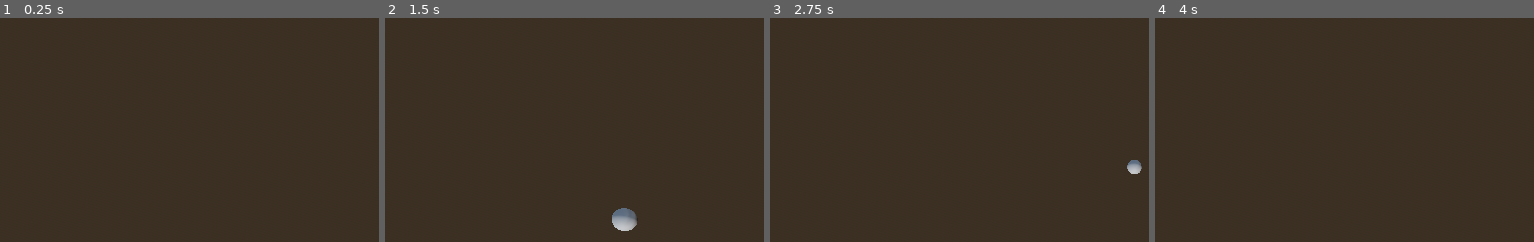
Above: before the commit, frames 1-4 (left to right).
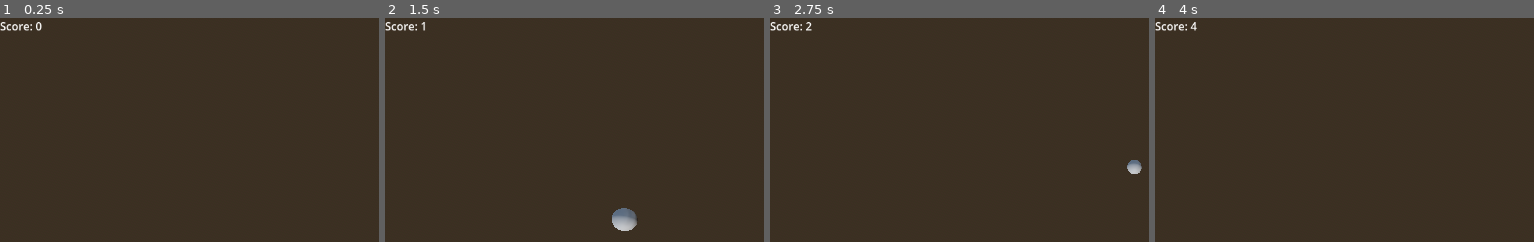
Above: after the commit, the same moments.

Repository: crfews/space-jam
Game: Godot game, scene res://testing/game.tscn
Two runs of this game, one before a commit and one after it. Both use one fixed random seed, a clock stepped at 60 frames per second and the inputs below.
Inputs:
- Up to frame 1 (0.25 s): no input
- Up to frame 2 (1.5 s): tap Enter (ui_accept) at 0.5, 0.77 s; hold Right (ui_right) 0.53-1.28 s; hold Down (ui_down) from 1.28 s (still down)
- Up to frame 3 (2.75 s): tap Enter (ui_accept) at 1.52 s; release Down (ui_down) at 2.03 s; hold Right (ui_right) from 2.03 s (still down)
- Up to frame 4 (4 s): release Right (ui_right) at 2.78 s; hold Up (ui_up) 2.78-3.53 s; tap Enter (ui_accept) at 3.02, 3.77 s; hold Left (ui_left) from 3.53 s (still down)
The pictures show only the part of the screen within x 0-50%, y 0-50%; the shares and areas given below are measured in that part.

The runs differ from the first frame. In frame 1, 0.2% of the frame differs, in the area x 0-12%, y 1-6%; in frame 2, 0.2%; in frame 3, 0.2%; in frame 4, 0.2%.

Commit message:
kendrick's wip
fixed most bugs, added game over and simple collison

Diff:
--- a/scenes/pause_menu.gd
+++ b/scenes/pause_menu.gd
@@ -1,7 +1,11 @@
 extends Control
 
-@onready var game_over_menu = $"../CanvasLayer/GameOverMenu"
-var is_game_over: bool = false
+var game_manager = null
+
+func _ready() -> void:
+	hide()
+	$AnimationPlayer.play("RESET")
+	game_manager = get_tree().current_scene.get_node_or_null("Gamemanager")
 
 func resume():
 	get_tree().paused = false
@@ -13,41 +17,24 @@
 	show()
 	$AnimationPlayer.play("pause_blur")
 
+func test_esc():
+	if game_manager != null and game_manager.is_game_over:
+		return
 
-func test_esc():
 	if Input.is_action_just_pressed("esc") and get_tree().paused == false:
 		pause()
 	elif Input.is_action_just_pressed("esc") and get_tree().paused == true:
 		resume()
 
-
-# Called when the node enters the scene tree for the first time.
-func _ready() -> void:
-	hide()
-	$AnimationPlayer.play("RESET")
-
-
-# Called every frame. 'delta' is the elapsed time since the previous frame.
 func _process(delta: float) -> void:
 	test_esc()
-
 
 func _on_resume_pressed() -> void:
 	resume()
 
-
 func _on_restart_pressed() -> void:
-	resume()
+	get_tree().paused = false
 	get_tree().reload_current_scene()
-
 
 func _on_quit_pressed() -> void:
 	get_tree().quit()
-
-func game_over() -> void:
-	if is_game_over:
-		return
-
-	is_game_over = true
-	game_over_menu.visible = true
-	get_tree().paused = true
--- a/testing/game.tscn
+++ b/testing/game.tscn
@@ -1,9 +1,11 @@
 [gd_scene format=3 uid="uid://crkqi0ugl3rf6"]
 
 [ext_resource type="Script" uid="uid://vo6xavj823b8" path="res://testing/astroidmanager.gd" id="1_p2kcu"]
+[ext_resource type="Script" uid="uid://bfd6spvxxhyjm" path="res://testing/scripts/gamemanager.gd" id="2_bqwuw"]
 [ext_resource type="PackedScene" uid="uid://bjqj3a7xlmdm2" path="res://testing/Astroid_test1.tscn" id="2_tnyjc"]
 [ext_resource type="Script" uid="uid://b1bo2wwvb3ryk" path="res://testing/scripts/character_body_3d.gd" id="3_tnyjc"]
-[ext_resource type="PackedScene" path="res://scenes/pause_menu.tscn" id="4_gfiaf"]
+[ext_resource type="PackedScene" uid="uid://jn8fclqruu7o" path="res://scenes/pause_menu.tscn" id="4_gfiaf"]
+[ext_resource type="Script" uid="uid://ddsnkhhltc4yl" path="res://testing/scripts/game_over_menu.gd" id="5_2jpv7"]
 
 [sub_resource type="ProceduralSkyMaterial" id="ProceduralSkyMaterial_p2kcu"]
 sky_horizon_color = Color(0.66224277, 0.6717428, 0.6867428, 1)
@@ -30,7 +32,7 @@
 
 [node name="DirectionalLight3D" type="DirectionalLight3D" parent="." unique_id=1438352020]
 
-[node name="player" type="CharacterBody3D" parent="." unique_id=714628127]
+[node name="player" type="CharacterBody3D" parent="." unique_id=714628127 groups=["player"]]
 script = ExtResource("3_tnyjc")
 
 [node name="MeshInstance3D" type="MeshInstance3D" parent="player" unique_id=175638941]
@@ -45,7 +47,11 @@
 [node name="Camera3D" type="Camera3D" parent="player/Node3D" unique_id=716734606]
 transform = Transform3D(1, 0, 0, 0, 0.3001398, 0.9538952, 0, -0.9538952, 0.3001398, 0, 0, 0)
 
-[node name="Gamemanager" type="Node3D" parent="." unique_id=2077919727]
+[node name="Gamemanager" type="Node3D" parent="." unique_id=2077919727 groups=["game_manager"]]
+script = ExtResource("2_bqwuw")
+
+[node name="Timer" type="Timer" parent="Gamemanager" unique_id=279442722]
+autostart = true
 
 [node name="Astroidmanager" type="Node3D" parent="." unique_id=802548114]
 script = ExtResource("1_p2kcu")
@@ -54,3 +60,45 @@
 [node name="CanvasLayer" type="CanvasLayer" parent="." unique_id=1882802782]
 
 [node name="PauseMenu" parent="CanvasLayer" unique_id=20219420 instance=ExtResource("4_gfiaf")]
+
+[node name="GameOverMenu" type="Control" parent="CanvasLayer" unique_id=1222220067]
+process_mode = 2
+layout_mode = 3
+anchors_preset = 0
+offset_right = 40.0
+offset_bottom = 40.0
+script = ExtResource("5_2jpv7")
+
+[node name="Playagain_button" type="Button" parent="CanvasLayer/GameOverMenu" unique_id=50303518]
+process_mode = 2
+layout_mode = 0
+offset_left = 271.0
+offset_top = 236.0
+offset_right = 358.0
+offset_bottom = 267.0
+text = "Play again"
+
+[node name="Quit_button" type="Button" parent="CanvasLayer/GameOverMenu" unique_id=1820164877]
+process_mode = 2
+layout_mode = 0
+offset_left = 290.0
+offset_top = 146.0
+offset_right = 332.0
+offset_bottom = 177.0
+text = "Quit"
+
+[node name="Label" type="Label" parent="CanvasLayer/GameOverMenu" unique_id=239702424]
+layout_mode = 0
+offset_left = 258.0
+offset_top = 63.0
+offset_right = 342.0
+offset_bottom = 86.0
+text = "Game over"
+
+[node name="ScoreLabel" type="Label" parent="CanvasLayer" unique_id=1395104572]
+offset_right = 40.0
+offset_bottom = 23.0
+
+[connection signal="timeout" from="Gamemanager/Timer" to="Gamemanager" method="_on_timer_timeout"]
+[connection signal="pressed" from="CanvasLayer/GameOverMenu/Playagain_button" to="Gamemanager" method="_on_playagain_button_pressed"]
+[connection signal="pressed" from="CanvasLayer/GameOverMenu/Quit_button" to="Gamemanager" method="_on_quit_button_pressed"]
--- /dev/null
+++ b/testing/scripts/game_over_menu.gd
@@ -0,0 +1,12 @@
+extends Control
+
+@onready var game_over_menu = $"../CanvasLayer/GameOverMenu"
+var is_game_over: bool = false
+
+func game_over() -> void:
+	if is_game_over:
+		return
+
+	is_game_over = true
+	game_over_menu.visible = true
+	get_tree().paused = true
--- a/testing/scripts/gamemanager.gd
+++ b/testing/scripts/gamemanager.gd
@@ -0,0 +1,36 @@
+extends Node3D
+
+@onready var score_display = $"../CanvasLayer/ScoreLabel"
+@onready var game_over_menu = $"../CanvasLayer/GameOverMenu"
+
+var score: int = 0
+var is_game_over: bool = false
+
+func _ready() -> void:
+	print("GameManager ready")
+	score_display.text = "Score: 0"
+	game_over_menu.hide()
+
+func _on_timer_timeout() -> void:
+	if is_game_over:
+		return
+
+	score += 1
+	score_display.text = "Score: " + str(score)
+	print("Score:", score)
+
+func game_over() -> void:
+	if is_game_over:
+		return
+
+	is_game_over = true
+	print("GAME OVER TRIGGERED")
+	game_over_menu.show()
+	get_tree().paused = true
+
+func _on_playagain_button_pressed() -> void:
+	get_tree().paused = false
+	get_tree().reload_current_scene()
+
+func _on_quit_button_pressed() -> void:
+	get_tree().quit()
Not shown, added: testing/scripts/game_over_menu.gd.uid
Not shown, added: testing/scripts/gamemanager.gd.uid
